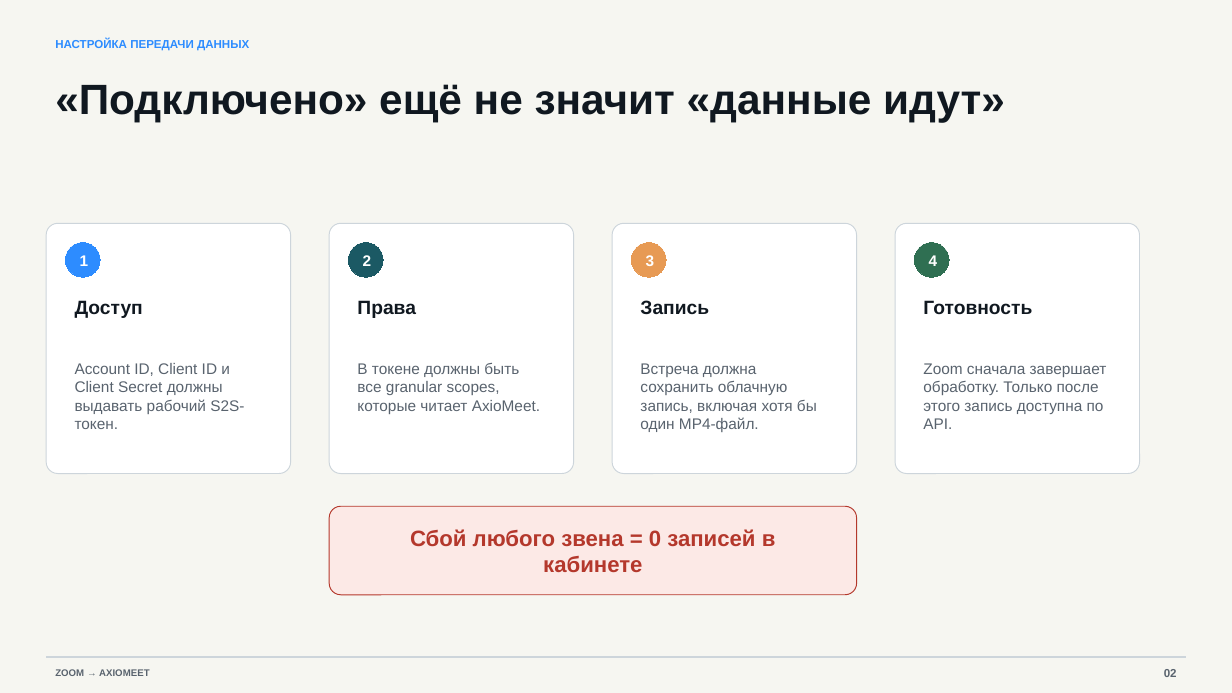
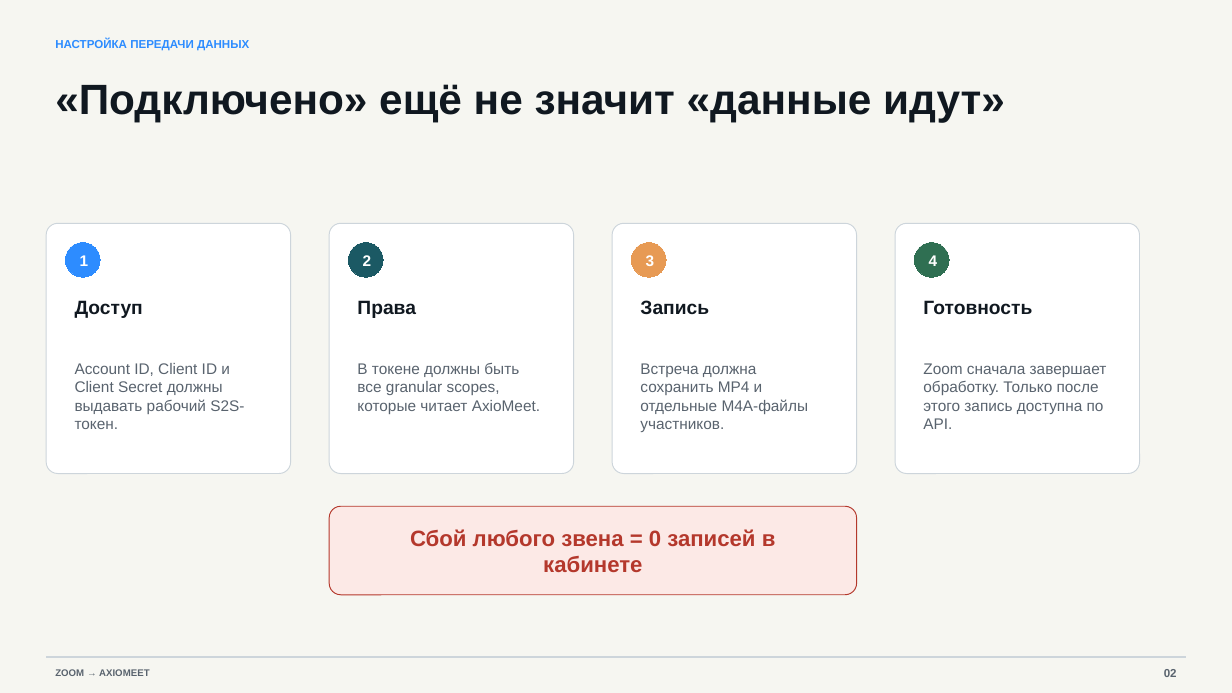
Before and after one commit to tomashevanatalia-tech/axiomeet-web, a slide deck: slide 2 of public/docs/Zoom_AxioMeet_setup_RU.pptx. Drawn at 1232x693 pixels with LibreOffice and Linux fonts; fonts in the diff are those of the drawing. Boxes give left, top, right and bottom in pixels: in the first picture for what was removed or moved away, otherwise in the second. Text is boxed around its words. In the diff, an @@ line names an element or a change of style, - is before the commit and + after.

```diff
--- a/public/docs/Zoom_AxioMeet_setup_RU.pptx
+++ b/public/docs/Zoom_AxioMeet_setup_RU.pptx
@@ text at [640,363,809,432]: text changed @@
-Встреча должна сохранить облачную запись, включая хотя бы один MP4-файл.
+Встреча должна сохранить MP4 и отдельные M4A-файлы участников.
```
Also in this commit, not shown: 5 other slides changed, 4 slides added, 4 slides removed, 2 other files.
